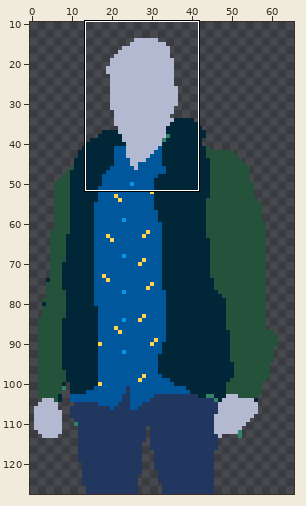
A pixel-art file gets an edit: Characters/Retrato.aseprite. Above, an overview of the earlier version with the close-up marked.
Close-up. Old version:
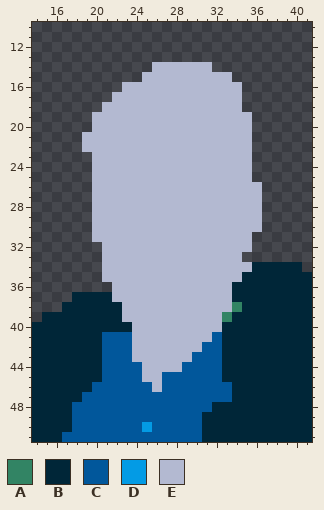
128x128 pixels, 1 frame. Colours within 5 levels of each other are drawn and written as one. Shown: x 14..41, y 10..51. The wide view leaves out empty margins. The commit also changed other parts of the picture, which this record leaves out.
Palette (. is transparent): A #328464  B #002638  C #01579b  D #039be5  E #b3b9d1
After:
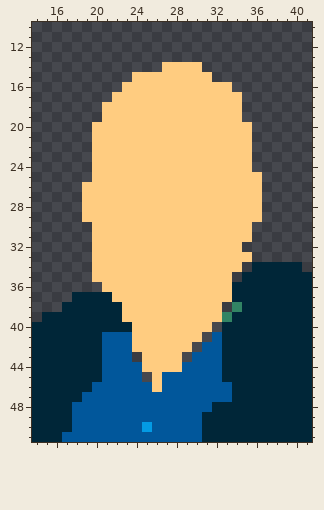
From old to new:
@@ palette @@
-E #b3b9d1
+E #ffcc80
--- layer "Body"
@@ x 14..41 @@
 13 ............................
-14 ............EEEEEE..........
-15 ...........EEEEEEEEE........
-16 .........EEEEEEEEEEEE.......
+14 .............EEEE...........
+15 ..........EEEEEEEE..........
+16 .........EEEEEEEEEEE........
 17 ........EEEEEEEEEEEEE.......
 18 .......EEEEEEEEEEEEEE.......
-19 ......EEEEEEEEEEEEEEEE......
+19 .......EEEEEEEEEEEEEE.......
 20 ......EEEEEEEEEEEEEEEE......
-21 .....EEEEEEEEEEEEEEEEE......
-22 .....EEEEEEEEEEEEEEEEE......
+21 ......EEEEEEEEEEEEEEEE......
+22 ......EEEEEEEEEEEEEEEE......
 23 ......EEEEEEEEEEEEEEEE......
 24 ......EEEEEEEEEEEEEEEE......
-25 ......EEEEEEEEEEEEEEEE......
-26 ......EEEEEEEEEEEEEEEEE.....
-27 ......EEEEEEEEEEEEEEEEE.....
-28 ......EEEEEEEEEEEEEEEEE.....
-29 ......EEEEEEEEEEEEEEEEE.....
-30 ......EEEEEEEEEEEEEEEEE.....
+25 ......EEEEEEEEEEEEEEEEE.....
+26 .....EEEEEEEEEEEEEEEEEE.....
+27 .....EEEEEEEEEEEEEEEEEE.....
+28 .....EEEEEEEEEEEEEEEEEE.....
+29 .....EEEEEEEEEEEEEEEEEE.....
+30 ......EEEEEEEEEEEEEEEE......
 31 ......EEEEEEEEEEEEEEEE......
-32 .......EEEEEEEEEEEEEEE......
-33 .......EEEEEEEEEEEEEE.......
-34 .......EEEEEEEEEEEEEEEBBBBB.
-35 .......EEEEEEEEEEEEEEBBBBBBB
-36 ........EEEEEEEEEEEEBBBBBBBB
+32 ......EEEEEEEEEEEEEEE.......
+33 ......EEEEEEEEEEEEEEEE......
+34 ......EEEEEEEEEEEEEEE.BBBBB.
+35 ......EEEEEEEEEEEEEE.BBBBBBB
+36 .......EEEEEEEEEEEEEBBBBBBBB
 37 ....BBBBEEEEEEEEEEEEBBBBBBBB
-38 ...BBBBBBEEEEEEEEEEEABBBBBBB
+38 ...BBBBBBEEEEEEEEEE.ABBBBBBB
 39 .BBBBBBBBEEEEEEEEEEABBBBBBBB
-40 BBBBBBBBBBEEEEEEEEEBBBBBBBBB
-41 BBBBBBBCCCEEEEEEEECBBBBBBBBB
-42 BBBBBBBCCCEEEEEEECCBBBBBBBBB
-43 BBBBBBBCCCEEEEEECCCBBBBBBBBB
+40 BBBBBBBBBBEEEEEEEE.BBBBBBBBB
+41 BBBBBBBCCCEEEEEEE.CBBBBBBBBB
+42 BBBBBBBCCCEEEEEE.CCBBBBBBBBB
+43 BBBBBBBCCC.EEEE.CCCBBBBBBBBB
 44 BBBBBBBCCCCEEEECCCCBBBBBBBBB
-45 BBBBBBBCCCCEECCCCCCBBBBBBBBB
+45 BBBBBBBCCCC.ECCCCCCBBBBBBBBB
 46 BBBBBBCCCCCCECCCCCCCBBBBBBBB
Pixel boxes of the changes (left, top, right, bottom) in both close-ups:
changed: (82, 62, 262, 392)
